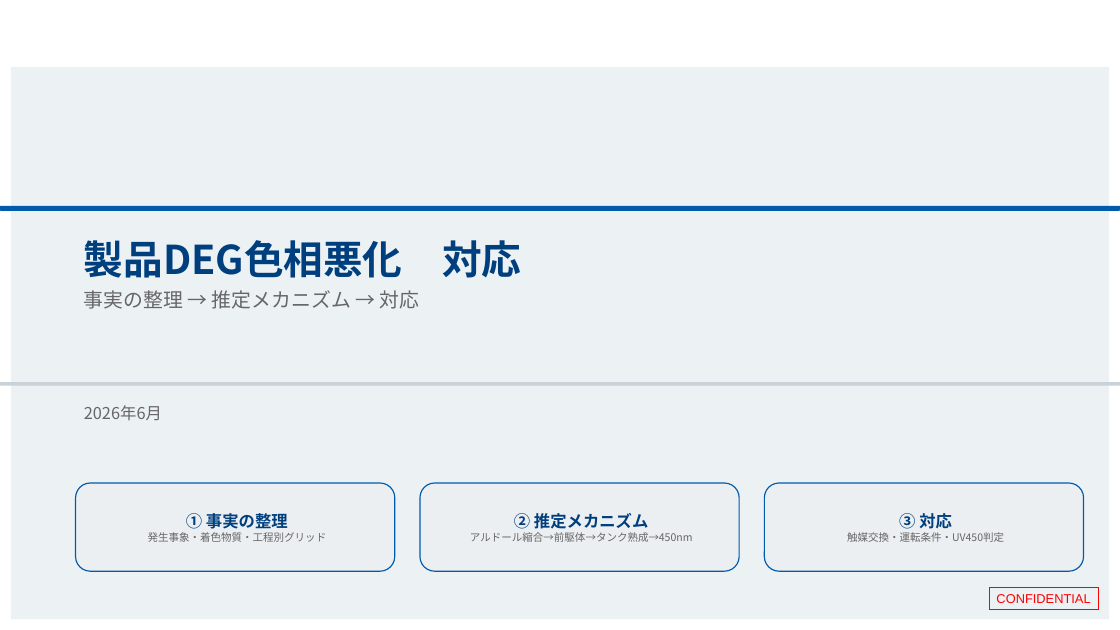
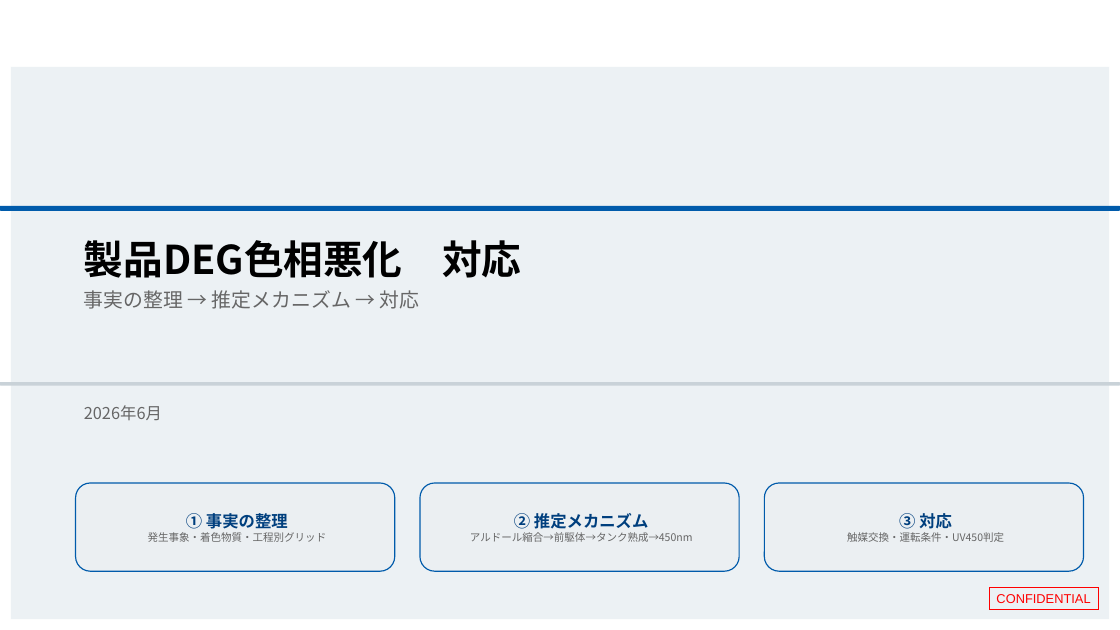
Before and after one commit to hiraoyosa-sys/Base, a slide deck: slide 1 of outputs/製品DEG色相悪化_対策会議.pptx. Drawn at 1120x630 pixels with LibreOffice and Linux fonts; fonts in the diff are those of the drawing; background and template pictures are left out. Boxes give left, top, right and bottom in pixels: in the first picture for what was removed or moved away, otherwise in the second. Text is boxed around its words. In the diff, an @@ line names an element or a change of style, - is before the commit and + after.

```diff
--- a/outputs/製品DEG色相悪化_対策会議.pptx
+++ b/outputs/製品DEG色相悪化_対策会議.pptx
@@ text at [84, 240, 521, 278]: text colour #003F7E to #000000 in "製品DEG色相悪化 対応" @@
```
Also in this commit, not shown: 13 other slides changed, 1 slide added, 9 other files.
